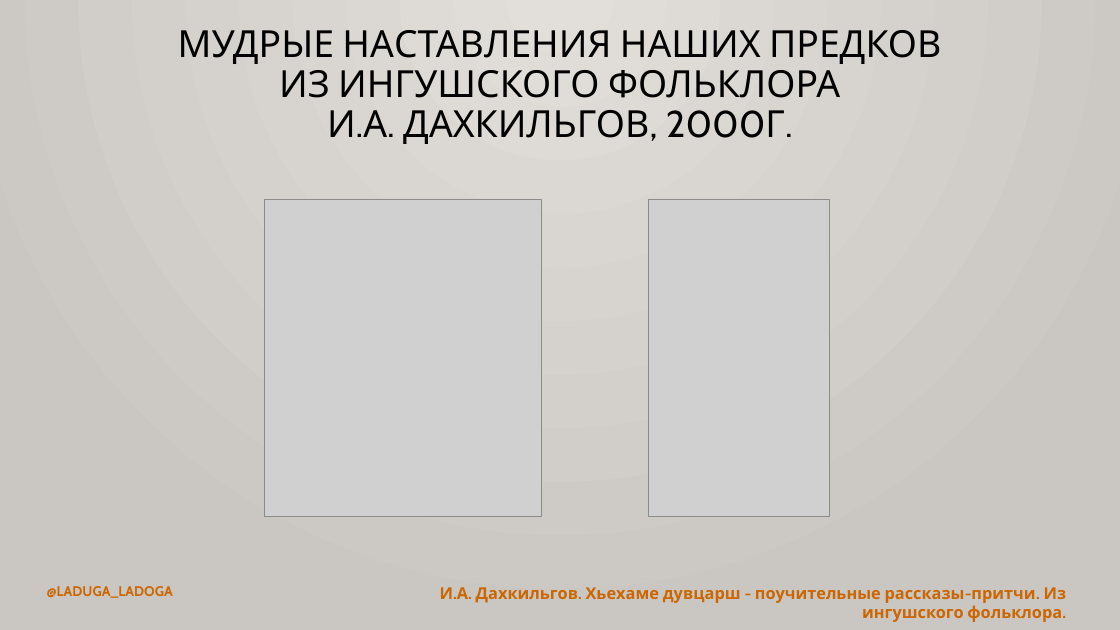
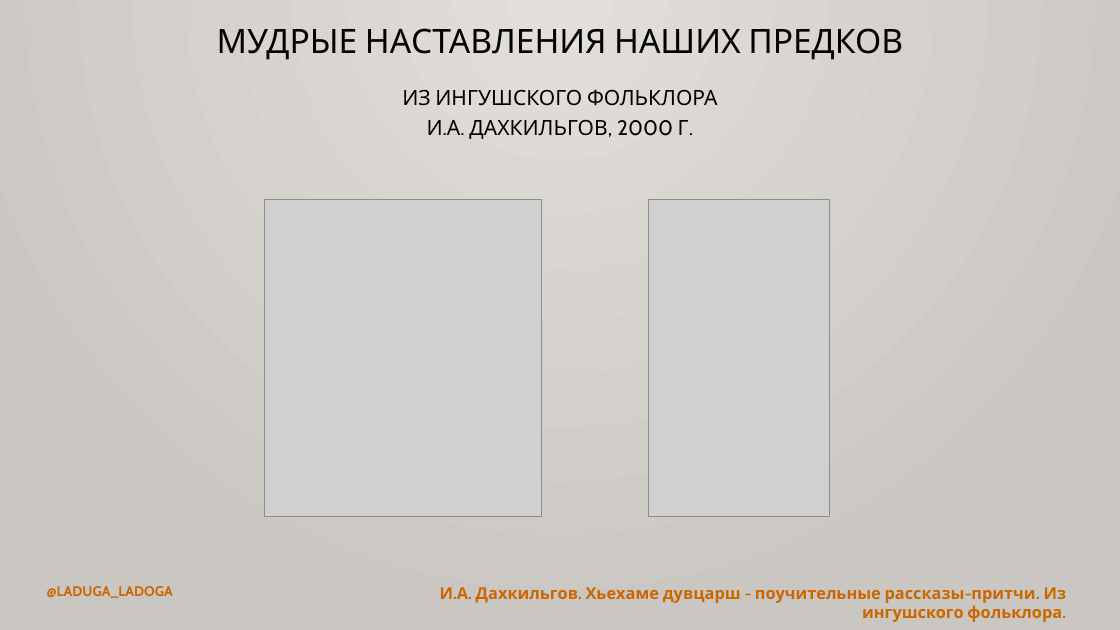
Before and after one commit to bumbari/dahkilgov, a slide deck: slide 2 of p/pptx/p_1_1.pptx. Drawn at 1120x630 pixels with LibreOffice and Linux fonts; fonts in the diff are those of the drawing; grey boxes stand for pictures. Boxes give left, top, right and bottom in pixels: in the first picture for what was removed or moved away, otherwise in the second. Text is boxed around its words. In the diff, an @@ line names an element or a change of style, - is before the commit and + after.

```diff
--- a/p/pptx/p_1_1.pptx
+++ b/p/pptx/p_1_1.pptx
@@ title at bbox=[217, 28, 903, 60]: text changed; size 32 to 28.8 pt @@
-МУДРЫЕ НАСТАВЛЕНИЯ НАШИХ ПРЕДКОВ
-ИЗ ИНГУШСКОГО ФОЛЬКЛОРА
-И.А. ДАХКИЛЬГОВ, 2000Г.
+МУДРЫЕ НАСТАВЛЕНИЯ НАШИХ ПРЕДКОВ
@@ text added at bbox=[402, 89, 717, 139], 18 pt, text #000000 @@
+ИЗ ИНГУШСКОГО ФОЛЬКЛОРА
+И.А. ДАХКИЛЬГОВ, 2000 Г.
```
Also in this commit, not shown: 2 other slides changed, 2 slides added, 1 slide removed, 2 other files.
